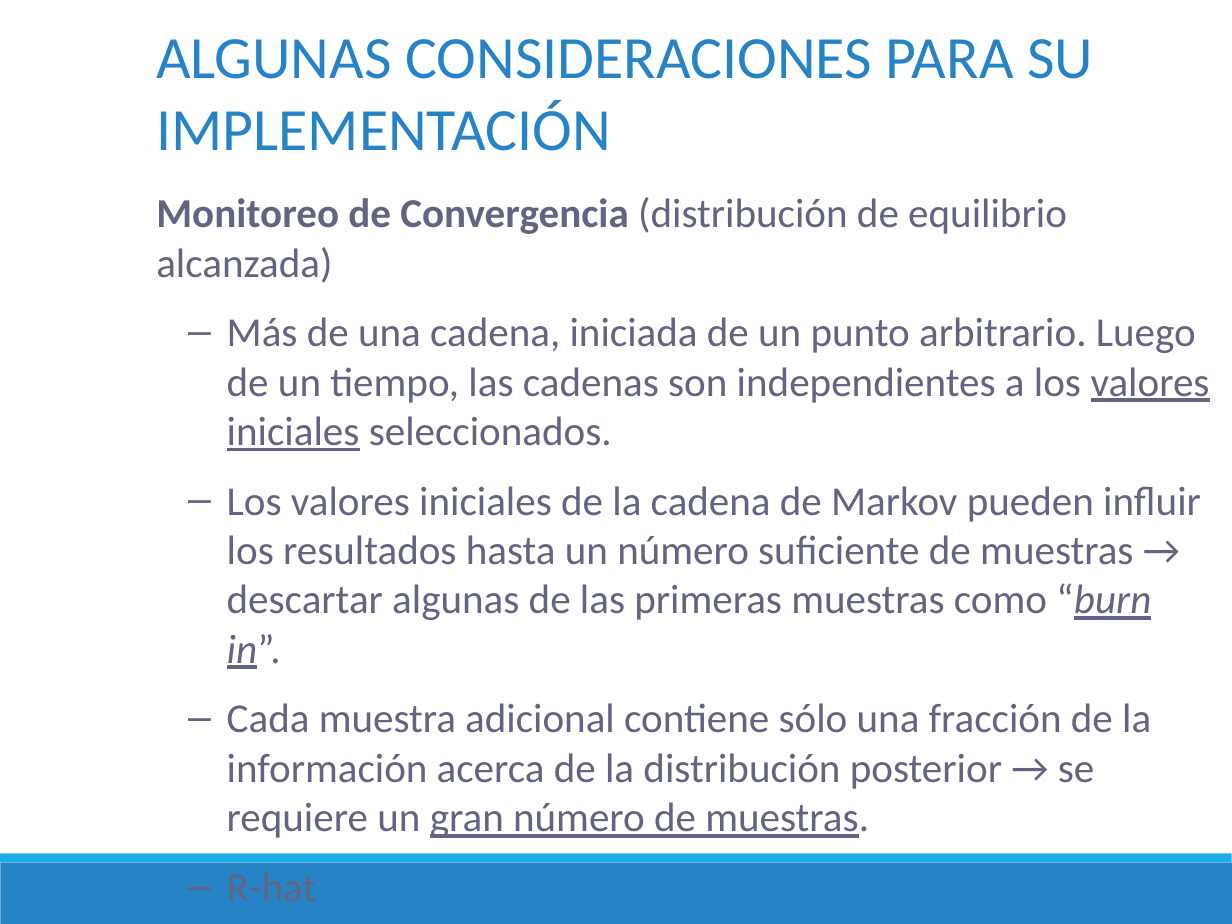
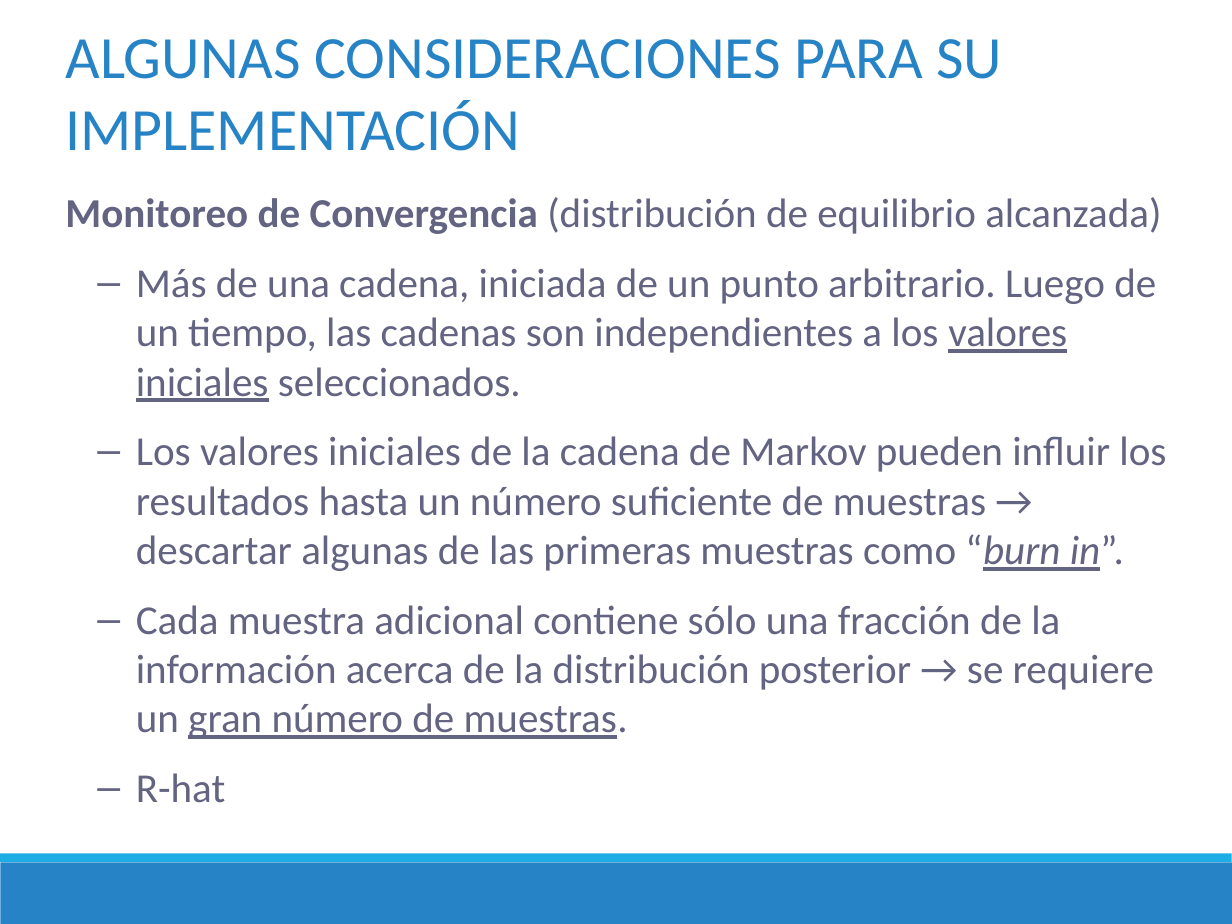
Before and after one commit to DrIgoA/Curso-Ocupacion23, a slide deck: slide 37 of ppt/Modulo 3_Ocupacion2023.pptx. Drawn at 1232x924 pixels with LibreOffice and Linux fonts; fonts in the diff are those of the drawing. Boxes give left, top, right and bottom in pixels: in the first picture for what was removed or moved away, otherwise in the second. Text is boxed around its words. In the diff, an @@ line names an element or a change of style, - is before the commit and + after.

```diff
--- a/ppt/Modulo 3_Ocupacion2023.pptx
+++ b/ppt/Modulo 3_Ocupacion2023.pptx
@@ text "ALGUNAS CONSIDERACIONES PARA SU IMPLEMENTACIÓN": place and size @@
-text "ALGUNAS CONSIDERACIONES PARA SU IMPLEMENTACIÓN" at (156,39,1093,151)
+text "ALGUNAS CONSIDERACIONES PARA SU IMPLEMENTACIÓN" at (65,39,1002,151)
@@ text "Monitoreo de Convergencia (distribución de ..." rewrapped from (156,197,1210,838) to (65,197,1166,803) @@
```
Also in this commit, not shown: 16 other slides changed, 1 slide added, 1 slide removed, 2 other files.
